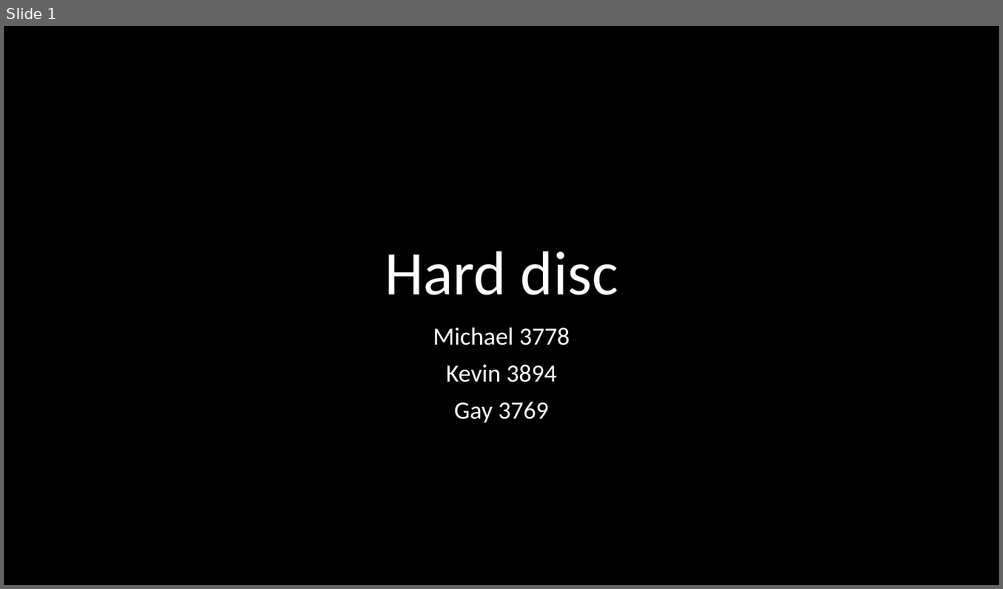
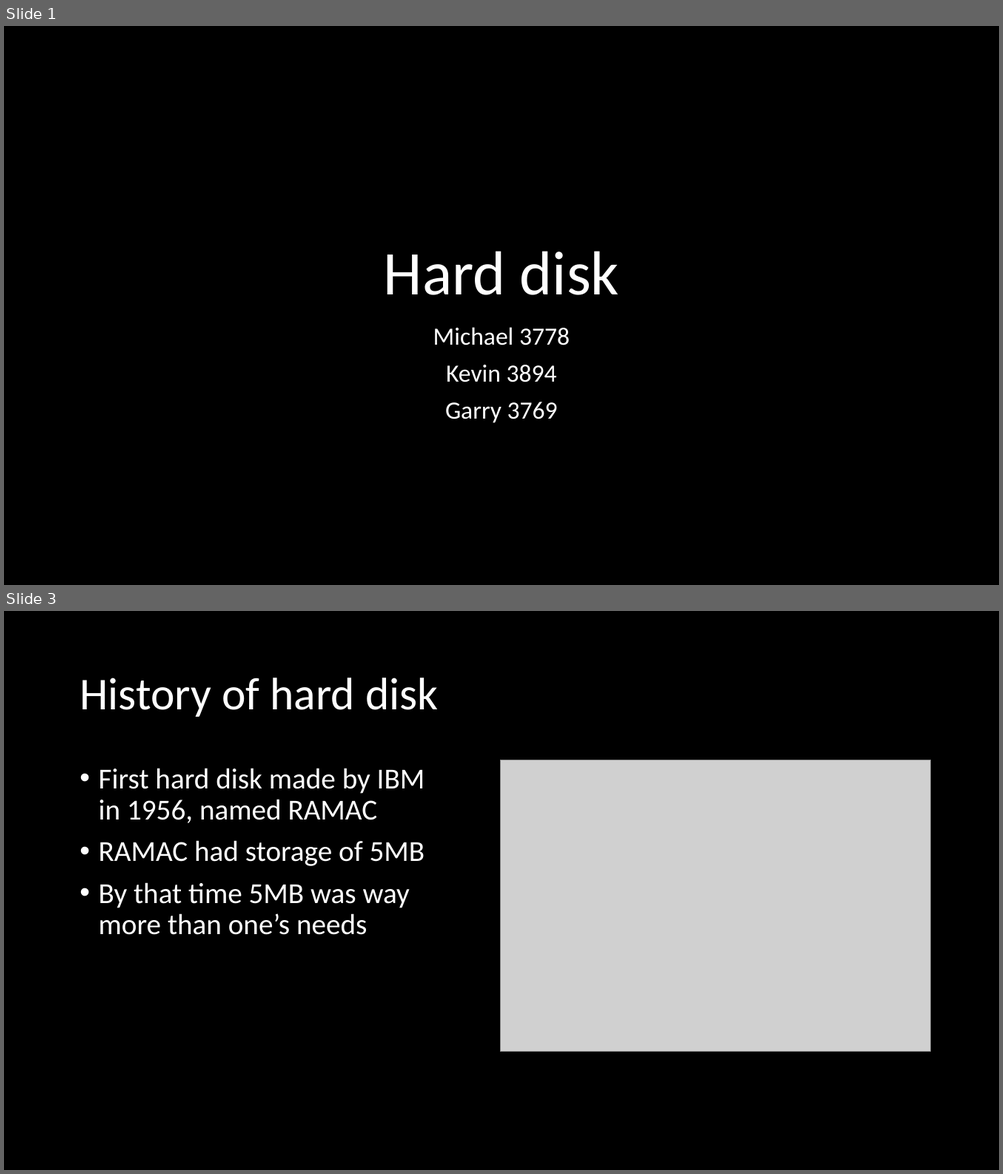
Before and after one commit to linzexinmasterchief/SchoolWorks, a slide deck: computerScience/hard disc.pptx. Shown one above the other, each under a label of ours: slide 1 before the commit, slides 1 and 3 after it; the slides between them are not shown. The pictures are 1003x589 and 1003x1174 pixels, drawn with LibreOffice and Linux fonts; fonts in the diff are those of the drawing; grey boxes stand for pictures. Boxes give left, top, right and bottom in pixels: in the first picture for what was removed or moved away, otherwise in the second. Text is boxed around its words. In the diff, an @@ line names an element or a change of style, - is before the commit and + after.

```diff
--- a/computerScience/hard disc.pptx
+++ b/computerScience/hard disc.pptx
@@ slide 3 added at bbox=[4, 611, 999, 1170], background #000000 @@
@@ title added at bbox=[79, 678, 438, 717], 44 pt, text #FFFFFF @@
+History of hard disk
@@ picture added at bbox=[500, 760, 930, 1052] @@
@@ text added at bbox=[99, 768, 425, 935], 28 pt, text #FFFFFF @@
+• First hard disk made by IBM in 1956, named RAMAC
+• RAMAC had storage of 5MB
+• By that time 5MB was way more than one’s needs
@@ slide 1 changed as well @@
@@ title at bbox=[384, 251, 619, 295]: text changed @@
-Hard disc
+Hard disk
@@ subtitle at bbox=[445, 402, 558, 423]: text changed @@
-Gay 3769
+Garry 3769
```
Also in this commit, not shown: 5 other slides changed, 5 other slides added, 3 slides removed, 3 other files.
